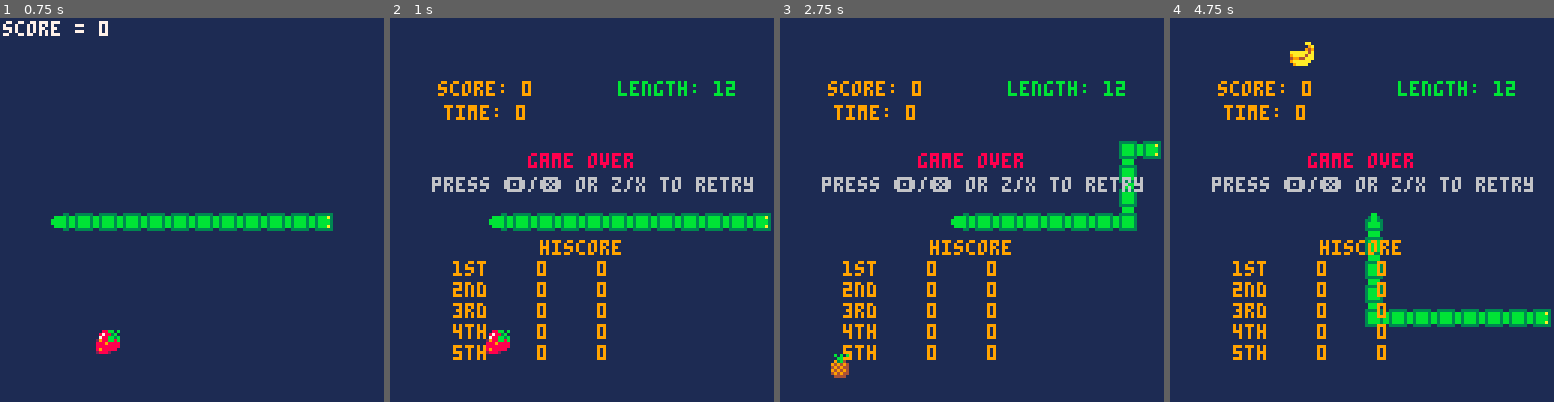
Above: before the commit, frames 1-4 (left to right).
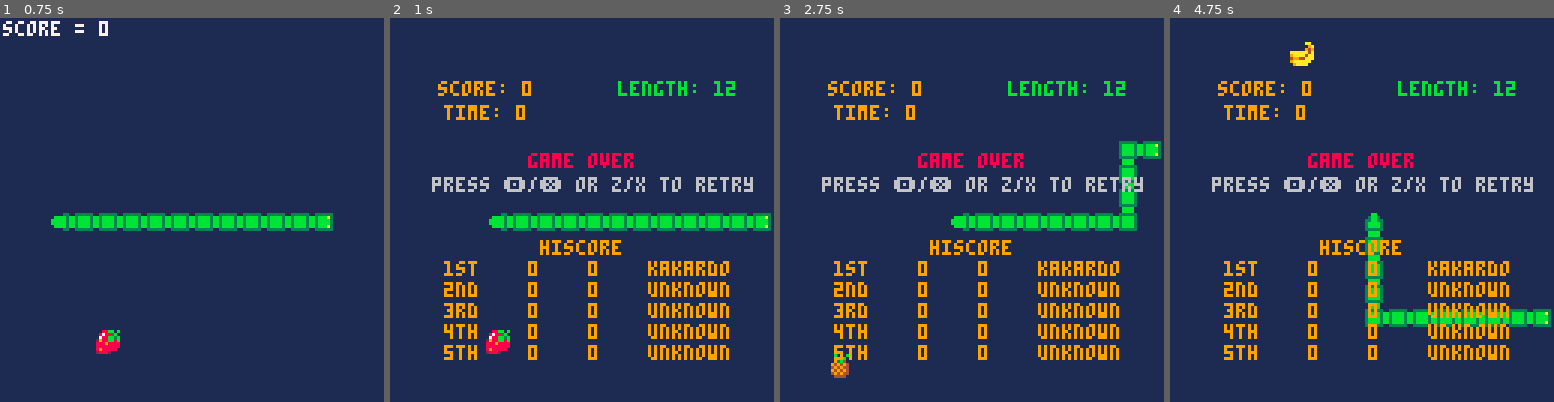
Above: after the commit, the same moments.

Repository: kakardo/Pico-8
Game: PICO-8 cartridge game carts/01 grone orm (snake clone)/snake.p8
Two runs of this game, one before a commit and one after it. Both use one fixed random seed, a clock stepped at 60 frames per second and the inputs below.
Inputs:
- Up to frame 1 (0.75 s): tap X (X key) at 0.33 s; tap O (Z key) at 0.7 s
- Up to frame 2 (1 s): no input
- Up to frame 3 (2.75 s): tap X (X key) at 1.07, 1.85 s; hold Right 1.6-2.1 s; tap O (Z key) at 1.7, 2.1, 2.5 s; hold Up 2.15-2.42 s; hold Right from 2.47 s (still down)
- Up to frame 4 (4.75 s): tap O (Z key) every 0.4 s from 2.9 to 4.5 s; tap X (X key) at 2.97, 4.08 s; release Right at 3.03 s; hold Left 3.08-3.58 s; hold Down 3.63-3.97 s; hold Right 4.02-4.68 s; hold Up from 4.73 s (still down)

Frame 1 is identical in both runs. In frame 2, 4.9% of the frame differs, in the area x 14-89%, y 63-90%; in frame 3, 4.9%; in frame 4, 4.9%.

Commit message:
Time is shown with its score (but the time is wrong).

Diff:
--- a/game carts/01 grone orm (snake clone)/ui.lua
+++ b/game carts/01 grone orm (snake clone)/ui.lua
@@ -14,7 +14,7 @@
   print_centered("press 🅾️/❎ or z/x to retry", 64, 56, 6)
 
   -- Letter (with space) = 4 pixels
-  local score_x = 21
+  local score_x = 18
   local score_y = 77
 
   local score_color = 137
@@ -29,10 +29,10 @@
 
 function print_score(place, score, time, x, y, color, name)
   print(place, x, y, color)
-  --print("88     88", x+12, y, 8) -- space check
+  --print("88     88   88", x+12, y, 8) -- space check
   print(score, x+28, y, color)
   print(time, x+48, y, color)
-  --print(name, x+48, y, color) -- space check
+  print(name, x+68, y, color) -- space check
 end
 
 function print_centered(str, x, y, color)
